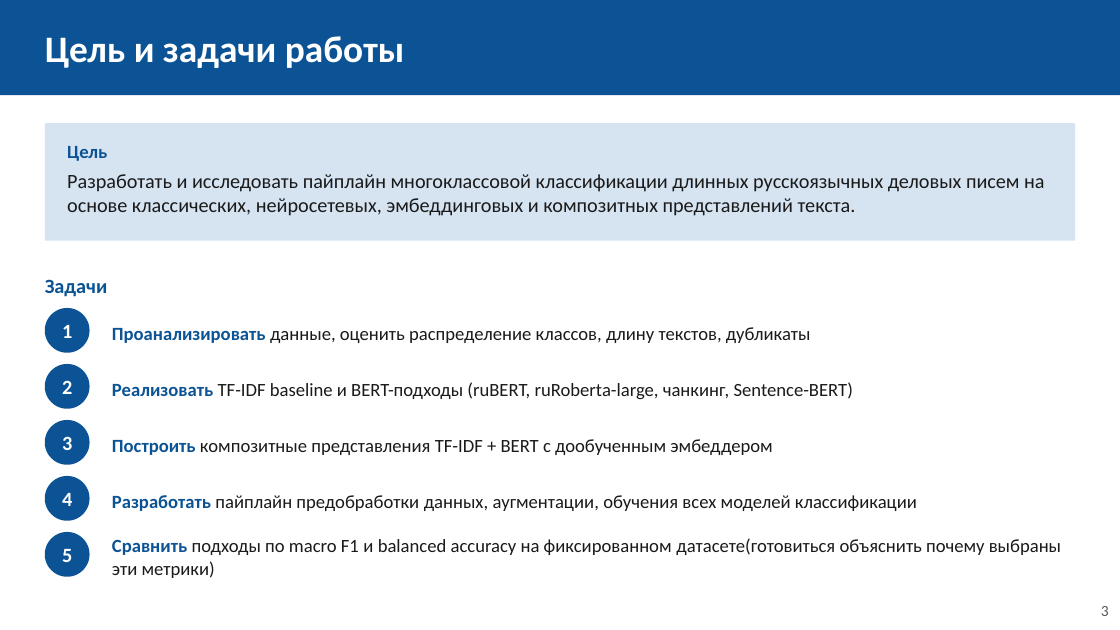
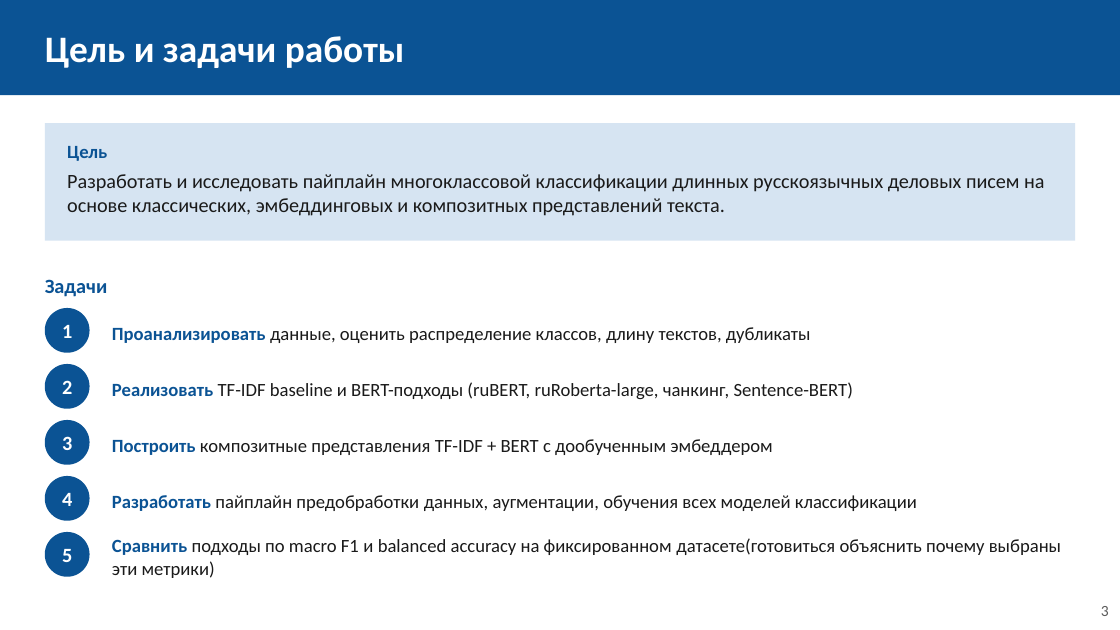
Before and after one commit to sevaTechoPark/mifi-vkr, a slide deck: slide 3 of defence/vkr_defense.pptx. Drawn at 1120x630 pixels with LibreOffice and Linux fonts; fonts in the diff are those of the drawing. Boxes give left, top, right and bottom in pixels: in the first picture for what was removed or moved away, otherwise in the second. Text is boxed around its words. In the diff, an @@ line names an element or a change of style, - is before the commit and + after.

```diff
--- a/defence/vkr_defense.pptx
+++ b/defence/vkr_defense.pptx
@@ text at [67,174,1044,216]: text changed @@
-Разработать и исследовать пайплайн многоклассовой классификации длинных русскоязычных деловых писем на основе классических, нейросетевых, эмбеддинговых и композитных представлений текста.
+Разработать и исследовать пайплайн многоклассовой классификации длинных русскоязычных деловых писем на основе классических, эмбеддинговых и композитных представлений текста.
```
Also in this commit, not shown: 10 other slides changed, 7 other files.
